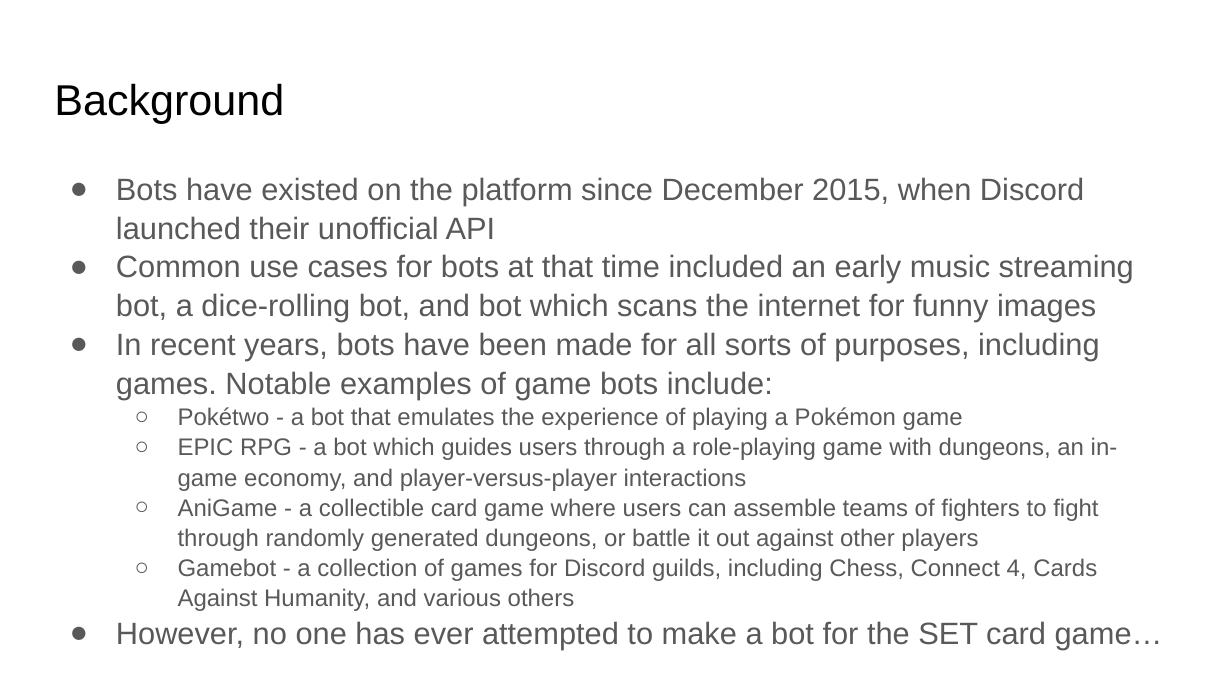
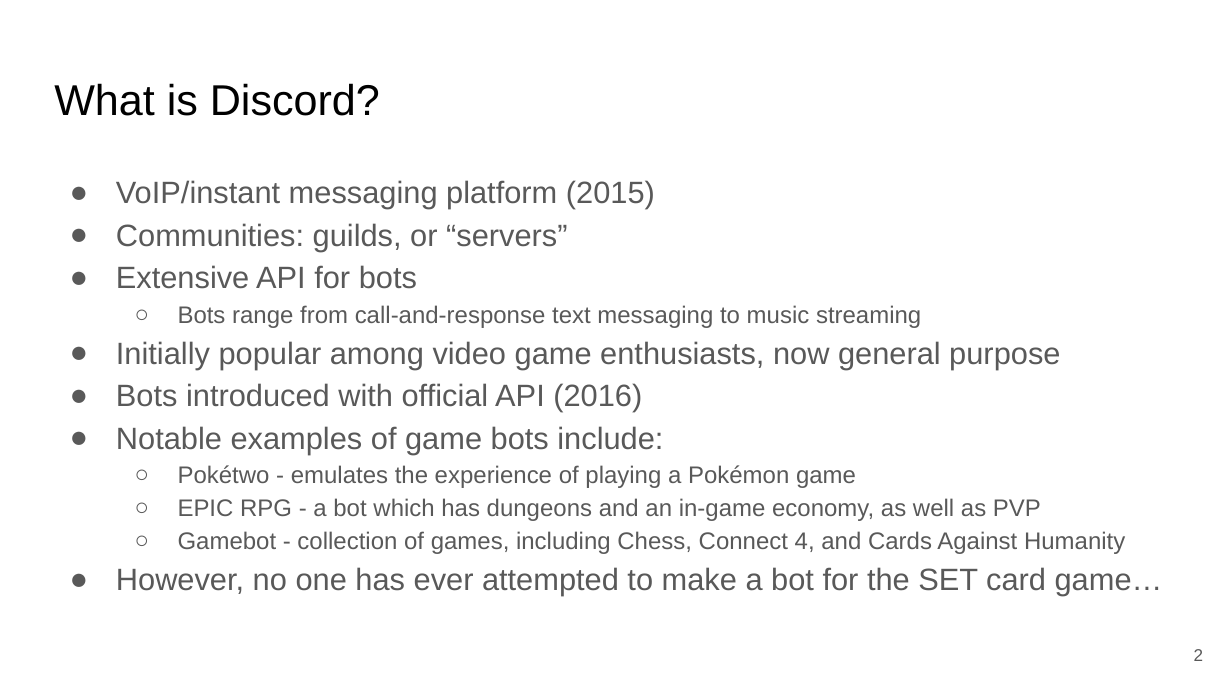
Before and after one commit to alex-algazi/setbot, a slide deck: slide 2 of Midterm Presentation/Midterm Presentation.pptx (slide 9 before the commit). Drawn at 1232x693 pixels with LibreOffice and Linux fonts; fonts in the diff are those of the drawing. Boxes give left, top, right and bottom in pixels: in the first picture for what was removed or moved away, otherwise in the second. Text is boxed around its words. In the diff, an @@ line names an element or a change of style, - is before the commit and + after.

```diff
--- a/Midterm Presentation/Midterm Presentation.pptx
+++ b/Midterm Presentation/Midterm Presentation.pptx
@@ title at [54, 83, 380, 116]: text changed @@
-Background
+What is Discord?
@@ text at [116, 180, 1125, 554]: text changed @@
-● Bots have existed on the platform since December 2015, when Discord launched their unofficial API
-● Common use cases for bots at that time included an early music streaming bot, a dice-rolling bot, and bot which scans the internet for funny images
-● In recent years, bots have been made for all sorts of purposes, including games. Notable examples of game bots include:
-  ○ Pokétwo - a bot that emulates the experience of playing a Pokémon game
-  ○ EPIC RPG - a bot which guides users through a role-playing game with dungeons, an in-game economy, and player-versus-player interactions
-  ○ AniGame - a collectible card game where users can assemble teams of fighters to fight through randomly generated dungeons, or battle it out against other players
-  ○ Gamebot - a collection of games for Discord guilds, including Chess, Connect 4, Cards Against Humanity, and various others
+● VoIP/instant messaging platform (2015)
+● Communities: guilds, or “servers”
+● Extensive API for bots
+  ○ Bots range from call-and-response text messaging to music streaming
+● Initially popular among video game enthusiasts, now general purpose
+● Bots introduced with official API (2016)
+● Notable examples of game bots include:
+  ○ Pokétwo - emulates the experience of playing a Pokémon game
+  ○ EPIC RPG - a bot which has dungeons and an in-game economy, as well as PVP
+  ○ Gamebot - collection of games, including Chess, Connect 4, and Cards Against Humanity
@@ text at [116, 567, 1163, 596]: line spacing 1.05 to 1.15 @@
@@ page number added at [1194, 649, 1204, 661], 10 pt, text #595959 @@
+2
```
Also in this commit, not shown: 13 other slides changed, 2 slides added, 6 slides removed, 1 other file.
